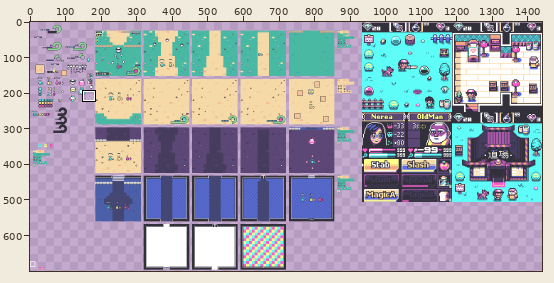
Pixel-art file, stored at Assets/Mock/mock.aseprite. Above: a wide view before the commit, with the close-up outlined.
Close-up. Old version:
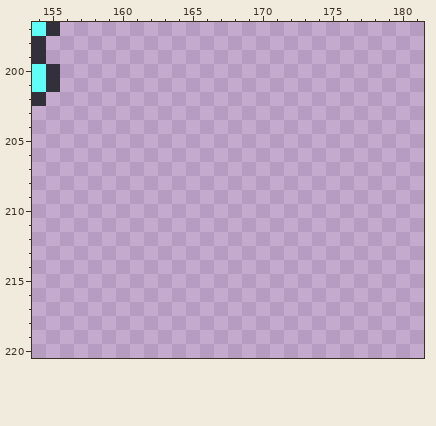
1440x720 pixels, 1 frame. Shown: x 154..181, y 197..220. The wide view leaves out empty margins.
New version:
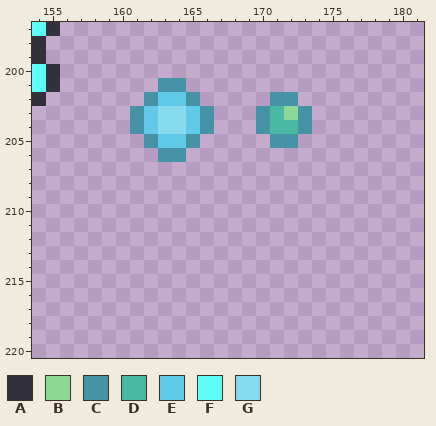
Palette (. is transparent): A #32313b  B #8dd894  C #4593a5  D #4ab9a3  E #5fc9e7  F #5efdf7  G #85daeb
Diff:
--- layer "Entities"
@@ x 159..175 @@
 200 .................
-201 .................
-202 .................
-203 .................
-204 .................
-205 .................
-206 .................
+201 ....CC...........
+202 ...CEEC.....CC...
+203 ..CEGGEC...CDBC..
+204 ..CEGGEC...CDDC..
+205 ...CEEC.....CC...
+206 ....CC...........
 207 .................
Where, in picture pixels (left, top, right, bottom), the same in both close-ups:
added: (130, 78, 312, 162)
